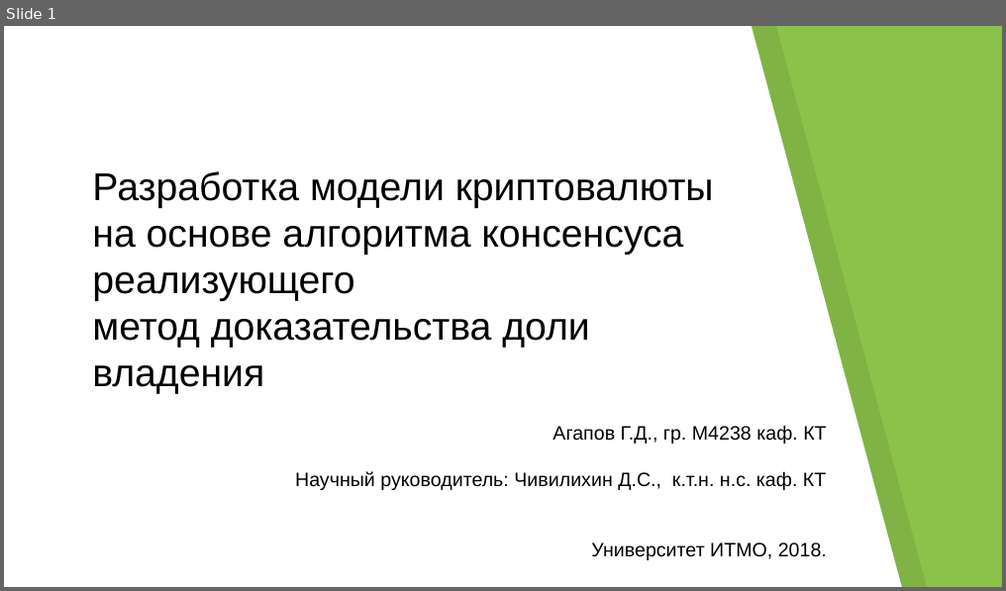
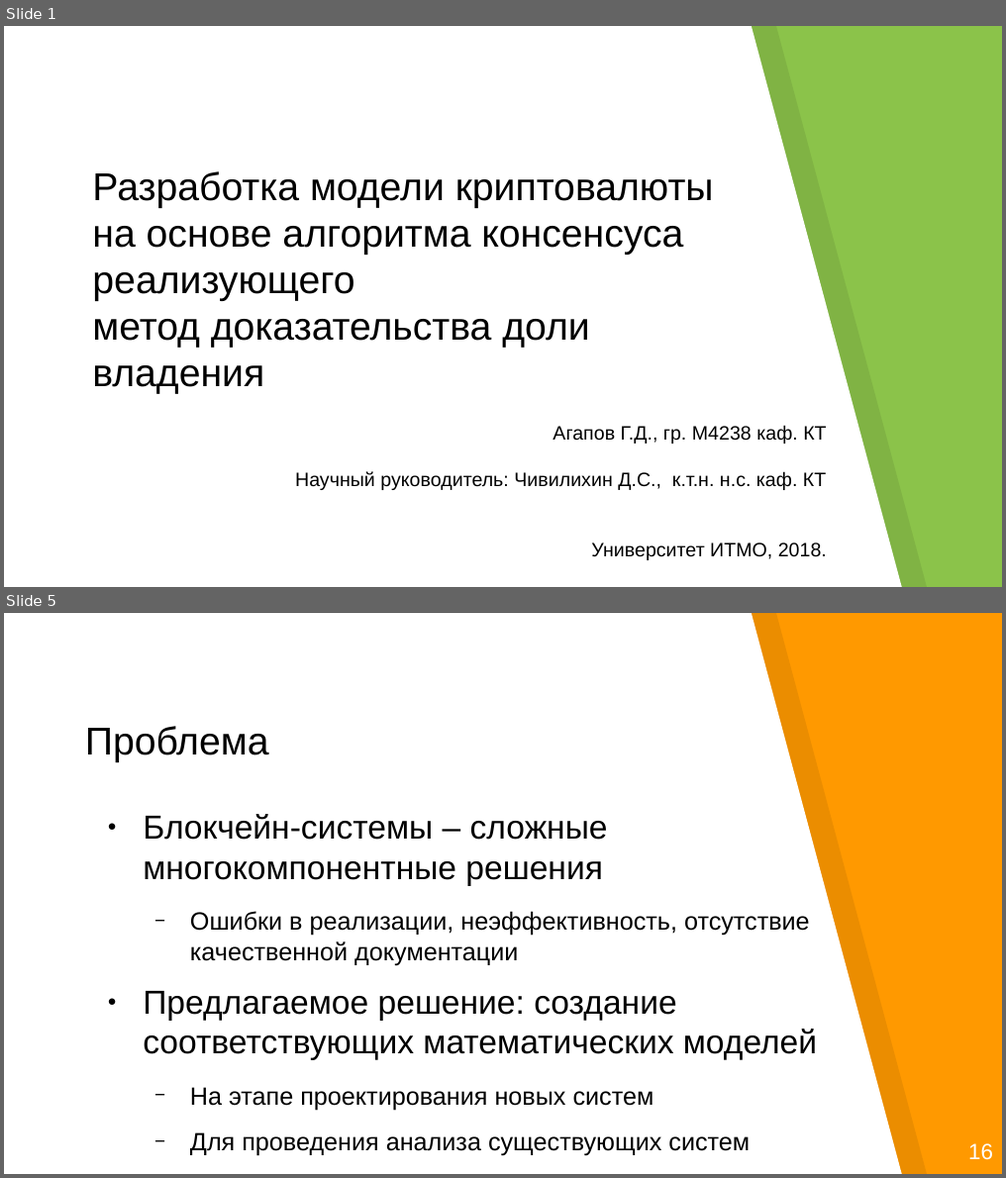
Before and after one commit to georgeee/itmo-master-thesis, a slide deck: presentation.odp. Shown one above the other, each under a label of ours: slide 1 before the commit, slides 1 and 5 after it; the slides between them are not shown. The pictures are 1006x591 and 1006x1178 pixels, drawn with LibreOffice and Linux fonts; fonts in the diff are those of the drawing. Boxes give left, top, right and bottom in pixels: in the first picture for what was removed or moved away, otherwise in the second. Text is boxed around its words. In the diff, an @@ line names an element or a change of style, - is before the commit and + after.

```diff
--- a/presentation.odp
+++ b/presentation.odp
@@ slide 5 added at <box>4,613,1002,1174</box>, background #FF9900; not listed: 2 template elements that a slide beside it also shows @@
@@ title added at <box>85,726,269,762</box>, 28 pt, text #000000 @@
+Проблема
@@ text added at <box>143,814,817,1157</box>, 18 pt, text #000000 @@
+● Блокчейн-системы – сложные многокомпонентные решения
+  − Ошибки в реализации, неэффективность, отсутствие качественной документации
+● Предлагаемое решение: создание соответствующих математических моделей
+  − На этапе проектирования новых систем
+  − Для проведения анализа существующих систем
@@ text added at <box>968,1144,993,1160</box>, 16 pt, text #FFFFFF @@
+16
```
Also in this commit, not shown: 9 slides changed, 5 other slides added, 9 slides removed, 6 other files.
